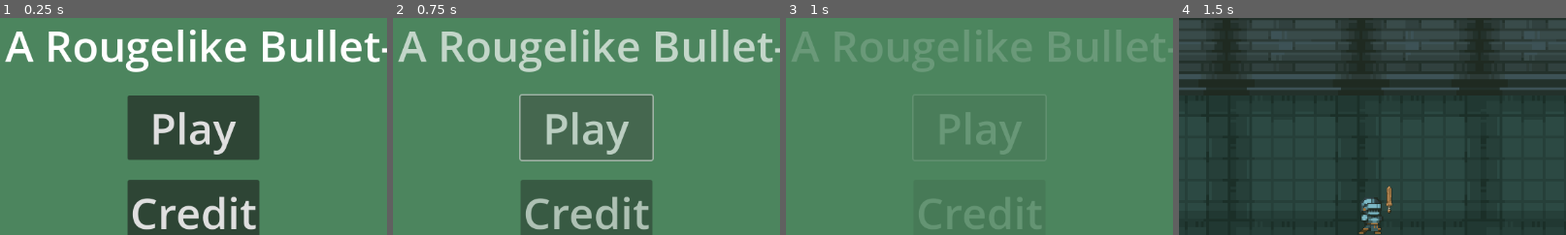
Above: before the commit, frames 1-4 (left to right).
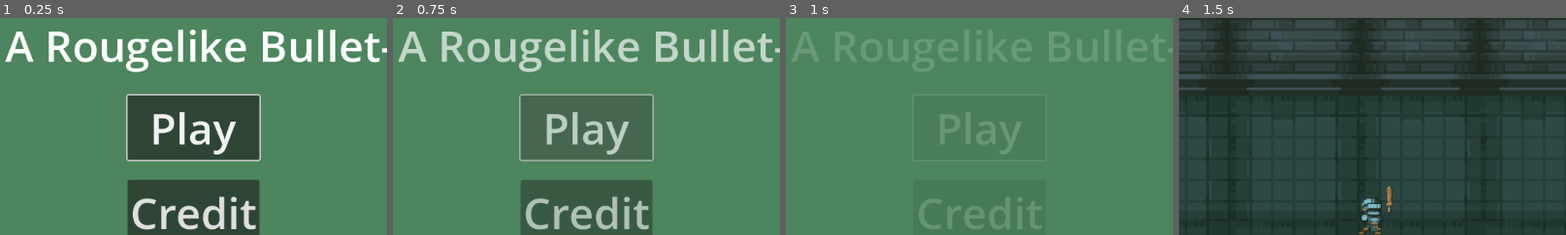
Above: after the commit, the same moments.

Repository: Robert-Riordan-UCD/GameDevJourney
Game: Godot game, scene res://GUI/MainMenu.tscn
The game is run twice, just before and just after one commit, with the same random seed, the same clock (stepped at 60 frames per second) and the same inputs.
Inputs (mouse positions are % of the whole screen's width and height, from its top left):
- Up to frame 1 (0.25 s): no input
- Up to frame 2 (0.75 s): click "Play" at 0.5 s
- Up to frame 3 (1 s): no input
- Up to frame 4 (1.5 s): move the mouse to (72, 45) at 1.27 s; hold D (player_right) from 1.28 s (still down); hold Space (player_dash) from 1.28 s (still down)
The pictures show only the part of the screen within x 25-75%, y 5-55%; the shares and areas given below are measured in that part.

The runs differ from the first frame. In frame 1, 0.9% of the frame differs, in the area x 32-68%, y 34-67%; in frame 2, nothing differs; in frame 3, nothing differs; in frame 4, nothing differs.

Commit message:
Can't accidentally quit by interacting with a button before moving around the active button

Diff:
--- a/Rougelike_Bullethell_Dungeon_Crawler/GUI/MainMenu.gd
+++ b/Rougelike_Bullethell_Dungeon_Crawler/GUI/MainMenu.gd
@@ -1,8 +1,11 @@
 extends Control
 
 @onready var buttons: VBoxContainer = $Buttons
-@onready var active_button:int = -1
+@onready var active_button:int = 0
 @onready var button_timer:Timer = $ButtonTimer
+
+func _ready() -> void:
+	buttons.get_children()[active_button].call_deferred("grab_focus")
 
 func _input(event: InputEvent) -> void:
 	if event.is_action_pressed("player_ui_interact"):
--- a/Rougelike_Bullethell_Dungeon_Crawler/GUI/pause_menu.gd
+++ b/Rougelike_Bullethell_Dungeon_Crawler/GUI/pause_menu.gd
@@ -2,7 +2,7 @@
 
 @onready var _paused:bool = false
 @onready var buttons:VBoxContainer = $Buttons
-@onready var active_button:int = -1
+@onready var active_button:int = 0
 @onready var button_timer:Timer = $ButtonTimer
 
 func _ready() -> void:
@@ -12,12 +12,13 @@
 	_paused = true
 	visible = true
 	get_tree().paused = true
+	buttons.get_children()[active_button].call_deferred("grab_focus")
 
 func unpause() -> void:
 	get_tree().paused = false
 	visible = false
 	_paused = false
-	active_button = -1
+	active_button = 0
 
 func _input(event: InputEvent) -> void:
 	if event.is_action_pressed("player_pause"):
